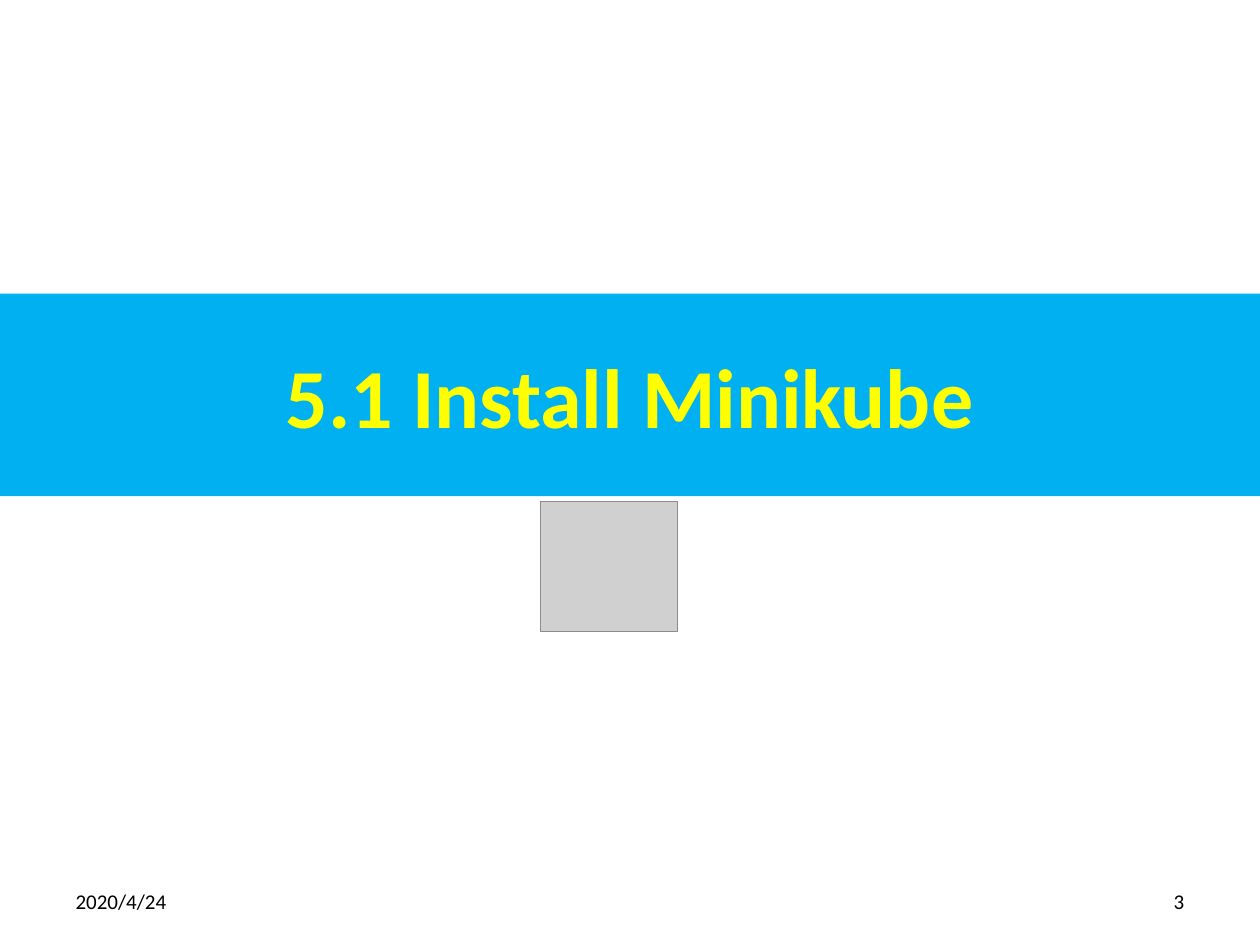
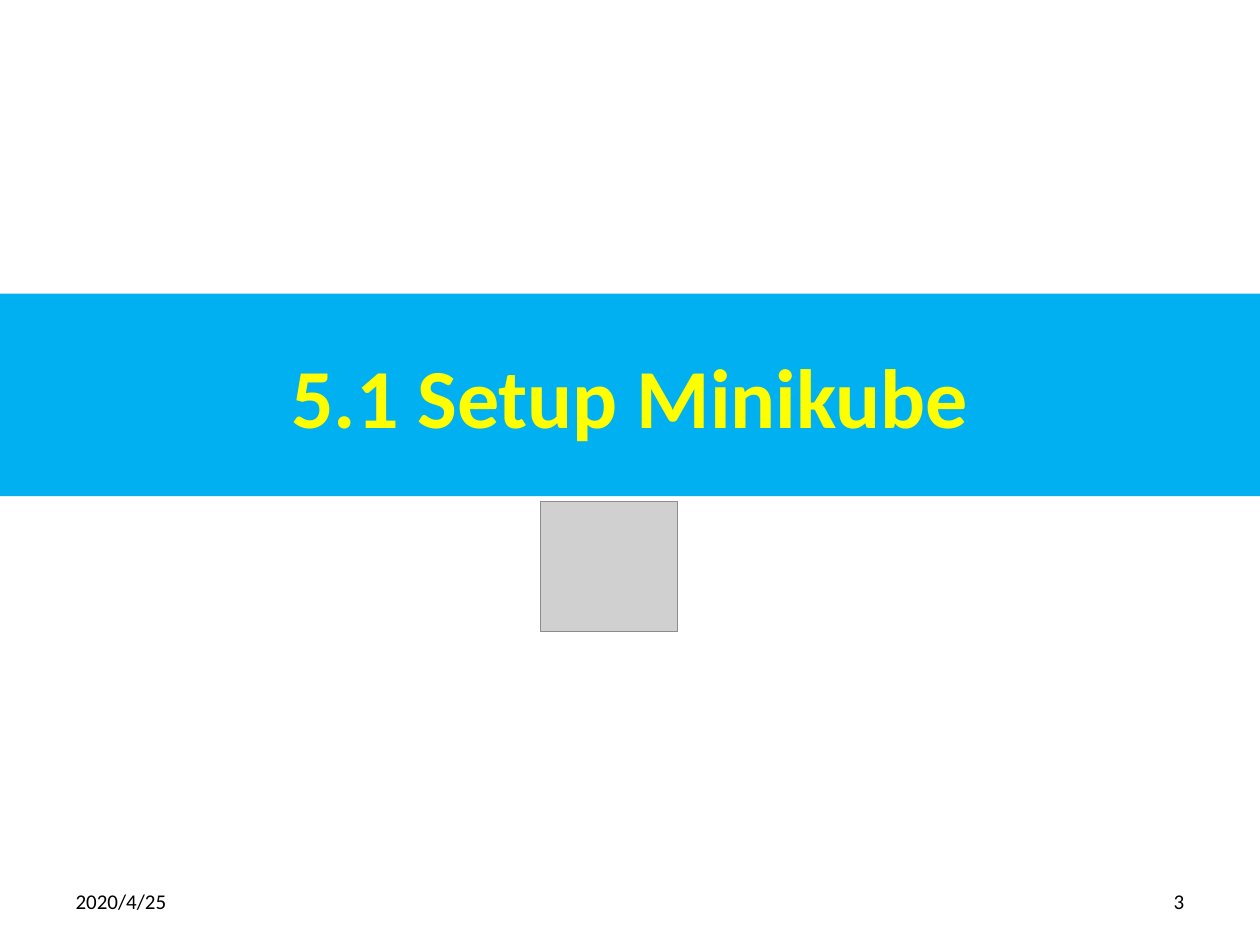
Before and after one commit to peterhchen/900-Kubernetes, a slide deck: slide 3 of 05_SetupMiniKube.pptx. Drawn at 1260x945 pixels with LibreOffice and Linux fonts; fonts in the diff are those of the drawing; grey boxes stand for pictures. Boxes give left, top, right and bottom in pixels: in the first picture for what was removed or moved away, otherwise in the second. Text is boxed around its words. In the diff, an @@ line names an element or a change of style, - is before the commit and + after.

Commit message:
Setup MiniKube

```diff
--- a/05_SetupMiniKube.pptx
+++ b/05_SetupMiniKube.pptx
@@ title at (291,369,968,442): text changed @@
-5.1 Install Minikube
+5.1 Setup Minikube
@@ text at (76,894,167,910): text changed @@
-2020/4/24
+2020/4/25
```
Also in this commit, not shown: 5 other slides changed, 4 slides added.
